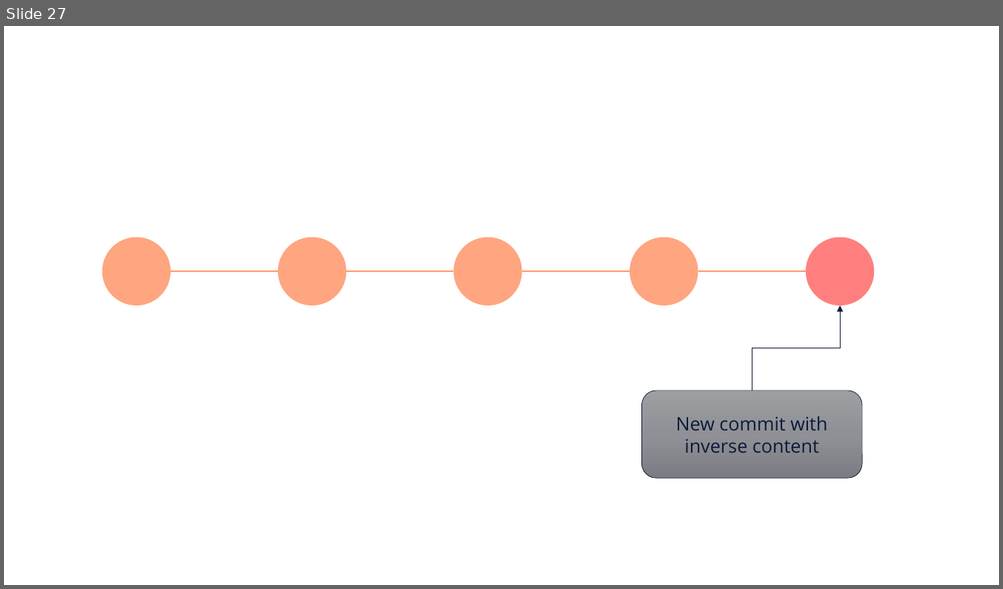
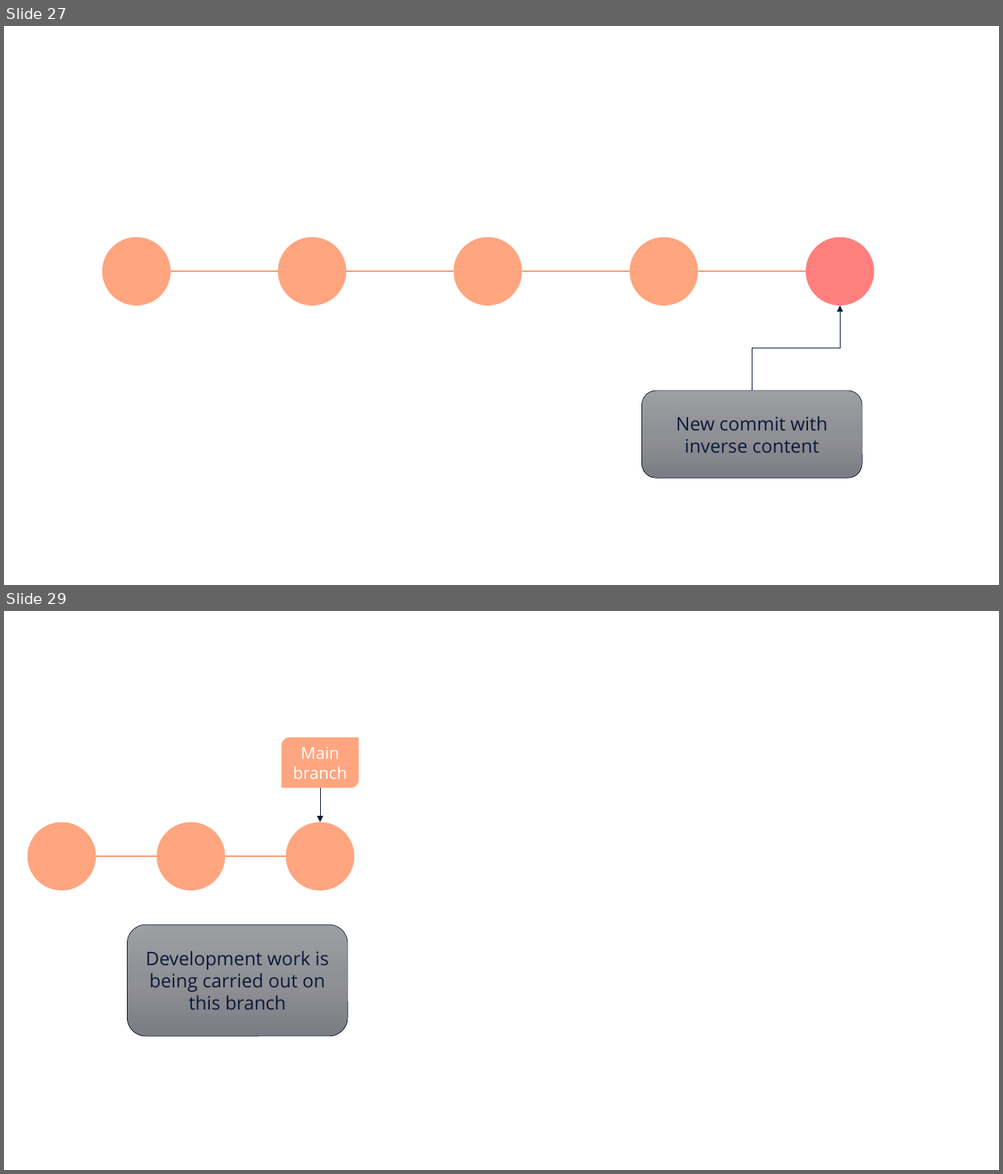
Before and after one commit to e815135/Shiny-App-Project, a slide deck: making basic workflow diagram.pptx. Shown one above the other, each under a label of ours: slide 27 before the commit, slides 27 and 29 after it; the slides between them are not shown. The pictures are 1003x589 and 1003x1174 pixels, drawn with LibreOffice and Linux fonts; fonts in the diff are those of the drawing. Boxes give left, top, right and bottom in pixels: in the first picture for what was removed or moved away, otherwise in the second. Text is boxed around its words. In the diff, an @@ line names an element or a change of style, - is before the commit and + after.

Commit message:
create intro to branching page, delete orinigal branching page and remove DigrammeR as a dependency

```diff
--- a/making basic workflow diagram.pptx
+++ b/making basic workflow diagram.pptx
@@ slide 29 added at (4, 611, 999, 1170), background #FFFFFF @@
@@ round diag rect added at (282, 737, 359, 788), fill #FF4D00 at 50% opacity, 16 pt, text #FFFFFF @@
+Main branch
@@ arrow added from (320, 788) to (320, 822), #0C1938 0.5 pt @@
@@ group added at (27, 822, 355, 891): 3 ellipses, 2 lines @@
@@ rounded rectangle added at (127, 925, 347, 1037), fill gradient #9E9EA3 to #909196 to #7C7D84, outline #0C1938 0.5 pt, 18 pt, text #0C1938 @@
+Development work is being carried out on this branch
```
Also in this commit, not shown: 4 other slides added, 9 other files.
